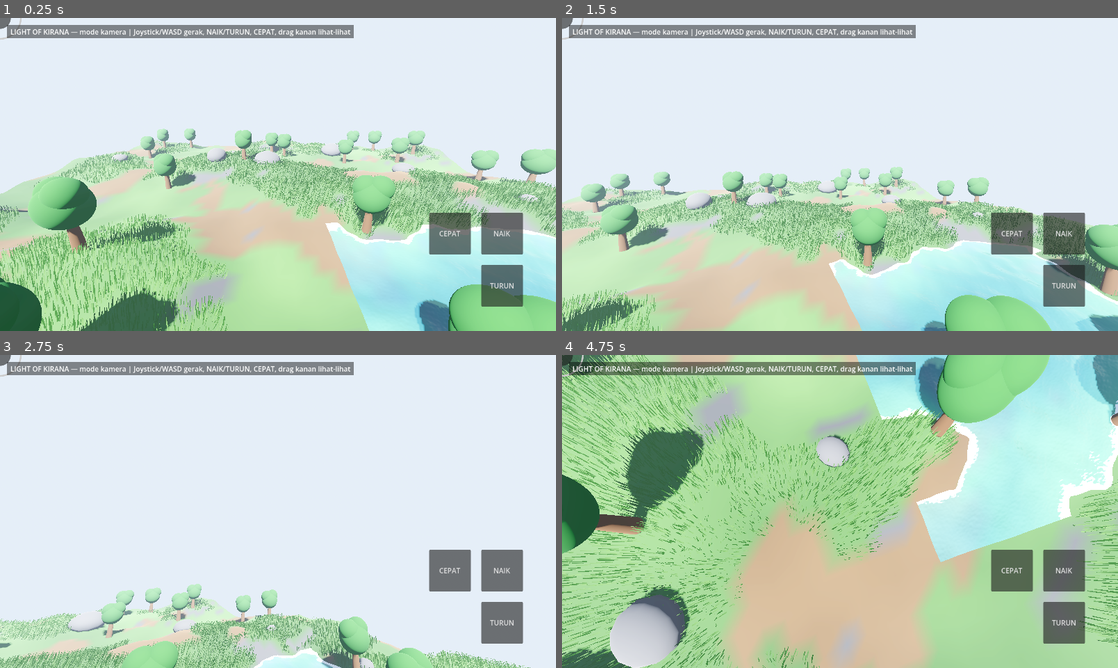
Above: before the commit, frames 1-4 (two rows, left to right).
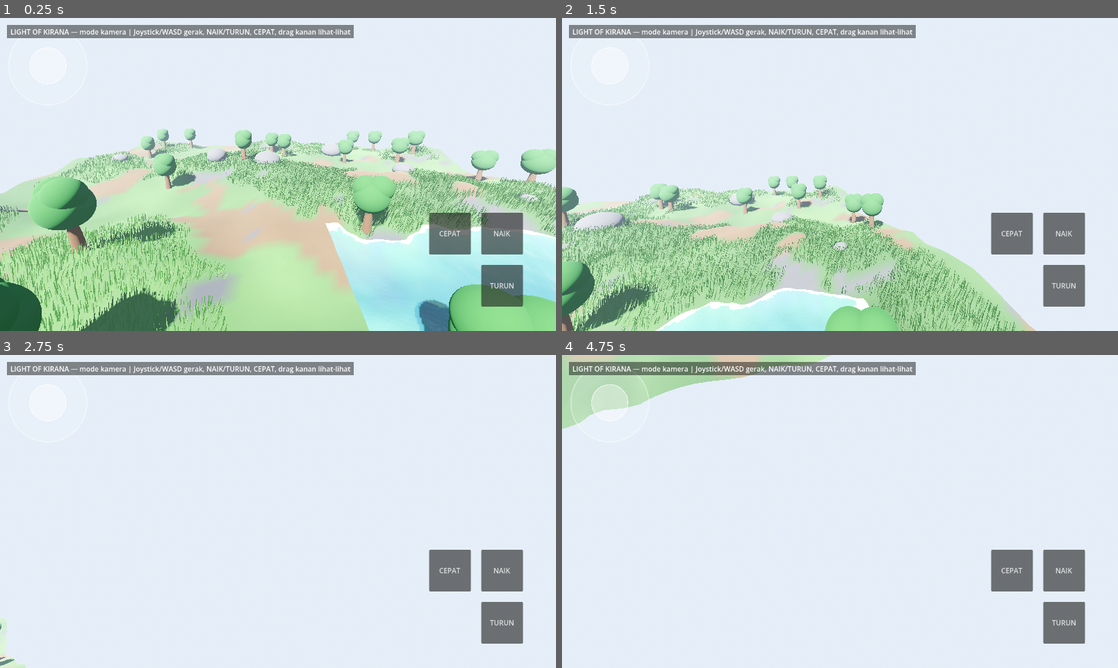
Above: after the commit, the same moments.

Repository: bagus123triga/light-of-kirana
Game: Godot game, scene res://scenes/main.tscn
The game is run twice, just before and just after one commit, with the same random seed, the same clock (stepped at 60 frames per second) and the same inputs.
Inputs (mouse positions are in pixels of both pictures, inside the frame that each line leads up to):
- Up to frame 1 (0.25 s): no input
- Up to frame 2 (1.5 s): move the mouse to (962, 158) at 0.52 s; hold D 0.53-1.25 s; hold Shift 0.53-1.25 s; click (962, 158) at 0.67 s; tap Space at 0.77 s; drag from (728, 190) to (812, 237) at 1.27 s
- Up to frame 3 (2.75 s): move the mouse to (333, 442) at 2.02 s; hold D from 2.03 s (still down); hold Shift from 2.03 s (still down)
- Up to frame 4 (4.75 s): release D at 2.75 s; release Shift at 2.75 s; drag from (812, 574) to (673, 464) at 2.77 s; move the mouse to (1006, 558) at 3.52 s; hold A 3.53-4.25 s; hold Shift 3.53-4.25 s; tap Space at 3.77 s; drag from (673, 464) to (756, 433) at 4.27 s

The runs differ from the first frame. In frame 1, less than 0.1% of the frame differs, in the area x 0-4%, y 0-7%; in frame 2, 37%; in frame 3, 13%; in frame 4, 94%, in the area x 0-100%, y 0-100%.
Error before the commit: Parse Error: Class "VirtualJoystick" hides a native class. (res://scripts/virtual_joystick.gd:2)

Commit message:
Godot 4.7: hapus workflow CI, project ke 4.7.2, rename VirtualJoystick

Diff:
--- a/project.godot
+++ b/project.godot
@@ -1,5 +1,5 @@
 ; Engine configuration file.
-; LIGHT OF KIRANA — starter Godot 4.4 Android.
+; LIGHT OF KIRANA — starter Godot 4.7 Android.
 
 config_version=5
 
@@ -9,7 +9,7 @@
 config/description="Light of Kirana is an open-world adventure set in a vast kingdom where the light is slowly fading.  …(236 unchanged characters)…
 config/icon="res://assets/icon.svg"
 run/main_scene="res://scenes/main.tscn"
-config/features=PackedStringArray("4.4", "GL Compatibility")
+config/features=PackedStringArray("4.7", "GL Compatibility")
 
 [input_devices]
 
--- a/scripts/fly_camera.gd
+++ b/scripts/fly_camera.gd
@@ -16,7 +16,7 @@
 
 var _yaw := 0.0
 var _pitch := 18.0
-var _joystick: VirtualJoystick
+var _joystick: KiranaVirtualJoystick
 var _up_held := false
 var _down_held := false
 var _fast_toggle := false
@@ -89,7 +89,7 @@
 func _create_touch_controls() -> void:
 	var layer := CanvasLayer.new()
 	add_child(layer)
-	_joystick = VirtualJoystick.new()
+	_joystick = KiranaVirtualJoystick.new()
 	layer.add_child(_joystick)
 	var fast_btn := _make_button("CEPAT", Vector2(-292, -272))
 	fast_btn.toggle_mode = true
--- a/scripts/virtual_joystick.gd
+++ b/scripts/virtual_joystick.gd
@@ -1,5 +1,5 @@
 extends Control
-class_name VirtualJoystick
+class_name KiranaVirtualJoystick
 
 ## Analog virtual kiri: seret knob, output -1..1 (y ke bawah = +).
 ## Menangani InputEventScreenTouch langsung (emulate_mouse_from_touch MATI,
Not shown, changed: Agent.md
